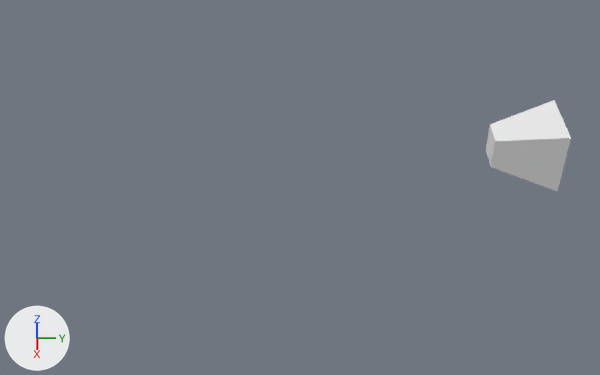
The Blender file Models/Vehicles/Land/Willys/Willys.blend as it was, and as the next commit left it.
Before and after are seen from a camera (50 mm lens) standing at (20.52, -6.85, 15.01) and looking at (0.5, -6.81, -1.22). Every picture has the same lights, and +X, +Y and +Z are marked at lower left.
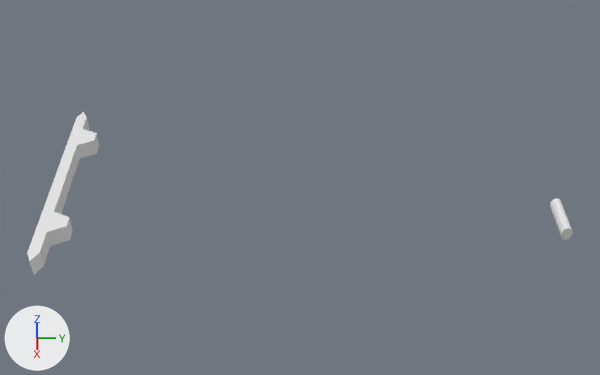
Location of each change, [x1, y1, x2, y2] in pixels of the pictures (600 x 375 px):
'Cube', reshaped, moved, rescaled (15% narrower, 76% taller)
    before: [486, 100, 571, 192]
    after: [27, 112, 99, 275]
'Cylinder', added
    after: [550, 198, 573, 240]

What the commit changed:
me_cube is used by ob_cube; location (0.0, 0.0, 0.0).
me_cube had 8 vertices, 6 faces and spanned x -1.0..1.0, y -1.0..1.0, z -1.0..1.0.
me_cube no longer uses material mat_material (white #e7e7e7).
me_cube now has 62 vertices, 60 faces and spans x -1.35..1.39, y -1.0..3.94, z -1.0..1.0.
Part 1, on me_cube:
4 vertices are removed from x -0.44..0.44, y -1.0, z -0.48..0.48.
6 faces are deleted.
34 vertices are added at x -1.35..1.39, y -1.0..3.94, z -1.0..1.0.
6 new vertices lie (0.34, 0.0, 0.0) away from vertices in x -0.97, y -1.0..1.0, z -1.0..1.0.
6 new vertices lie (0.67, 0.0, 0.0) away from vertices in x -0.63, y -1.0..1.0, z -1.0..1.0.
6 new vertices lie (-0.05, 0.0, 0.0) away from vertices in x 1.0, y -1.0..1.0, z -1.0..1.0.
6 new vertices lie (0.57, 0.0, 0.0) away from vertices in x 0.04, y -1.0..1.0, z -1.0..1.0.
60 new faces join them.
Mesh me_cylinder is new.
It is a 32-sided cylinder along z spanning x -1.0..1.0, y -1.0..1.0, z -1.0..1.0.
Object 'Cube' (ob_cube) moves from (0.0, 0.0, 0.0) to (0.01, -14.31, -1.47).
Object 'Cube' (ob_cube) is rescaled from (1.0, 1.0, 1.0) to (2.72, 0.175, 0.275).
Object 'Cylinder' (ob_cylinder) is new; it shows me_cylinder.
Its parent is ob_jeepwillys.
Its matrix parent inverse is Matrix(((1.0, 0.0, 0.0, -0.0469), (0.0, 1.0, 0.0, 0.0), (0.0, 0.0, 1.0, 0.0333), (0.0, 0.0, 0.0, 1.0))).
Its location is (0.967, 1.337, -2.115).
Its rotation in degrees is (0, -90, 0).
Its scale is (0.23, 0.174, 0.713).
Object 'JeepWillys' (ob_jeepwillys) is new.
Its location is (0.0469, 0.0, -0.0333).
